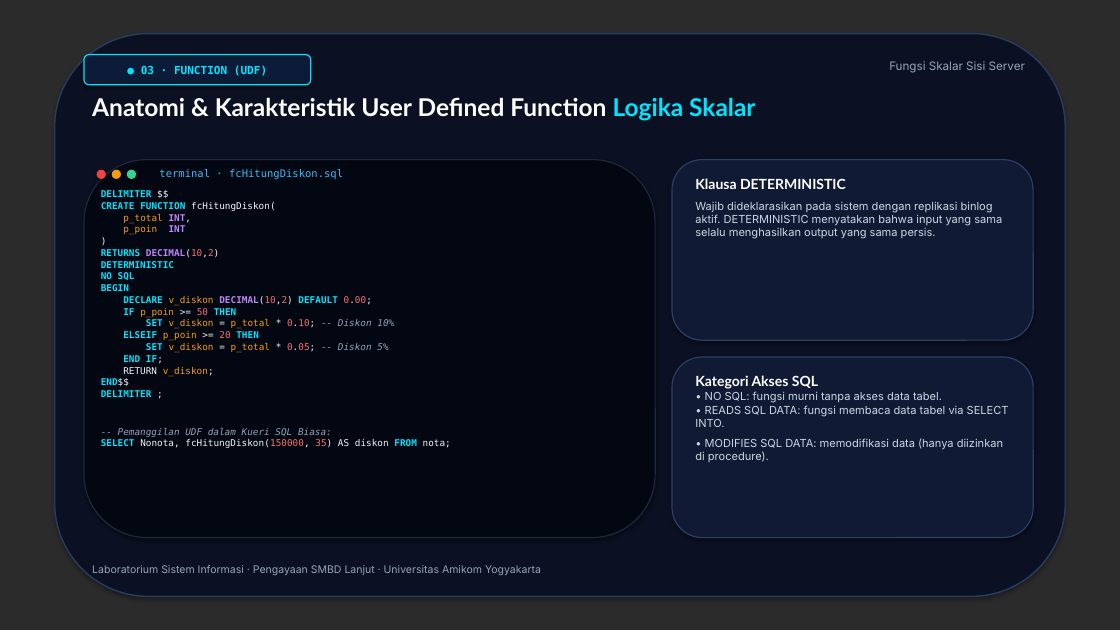
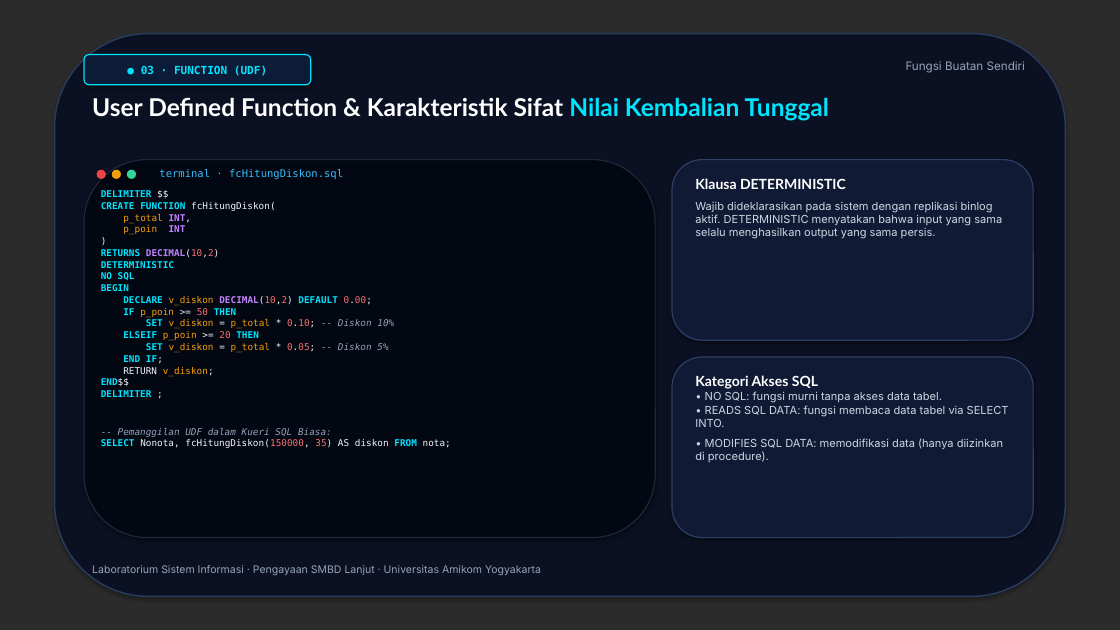
Before and after one commit to litelmurpi/smbdl-asprak, a slide deck: slide 4 of presentations/Materi_Pengayaan_Stored_Procedure_UDF_Cursor.pptx. Drawn at 1120x630 pixels with LibreOffice and Linux fonts; fonts in the diff are those of the drawing; background and template pictures are left out; a plain dark background stands for a picture behind light text. Boxes give left, top, right and bottom in pixels: in the first picture for what was removed or moved away, otherwise in the second. Text is boxed around its words. In the diff, an @@ line names an element or a change of style, - is before the commit and + after.

```diff
--- a/presentations/Materi_Pengayaan_Stored_Procedure_UDF_Cursor.pptx
+++ b/presentations/Materi_Pengayaan_Stored_Procedure_UDF_Cursor.pptx
@@ text at bbox=[906, 61, 1025, 73]: text changed @@
-Fungsi Skalar Sisi Server
+Fungsi Buatan Sendiri
@@ text at bbox=[92, 97, 829, 121]: text changed @@
-Anatomi & Karakteristik User Defined Function Logika Skalar
+User Defined Function & Karakteristik Sifat Nilai Kembalian Tunggal
```
Also in this commit, not shown: 6 other slides changed, 11 other files.
